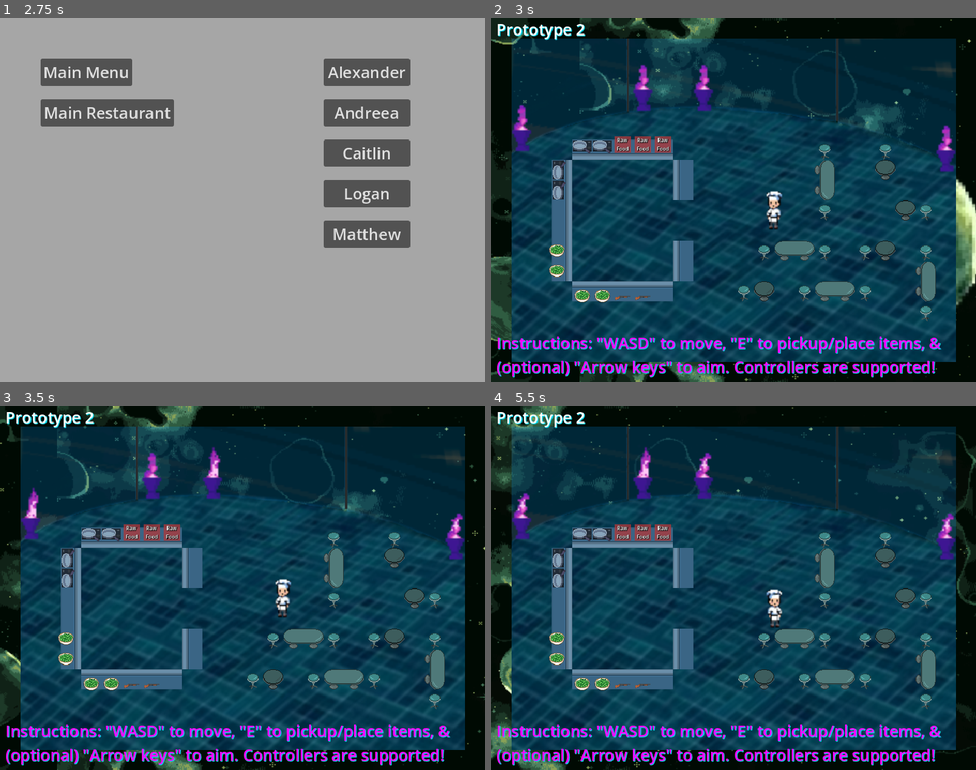
Above: before the commit, frames 1-4 (two rows, left to right).
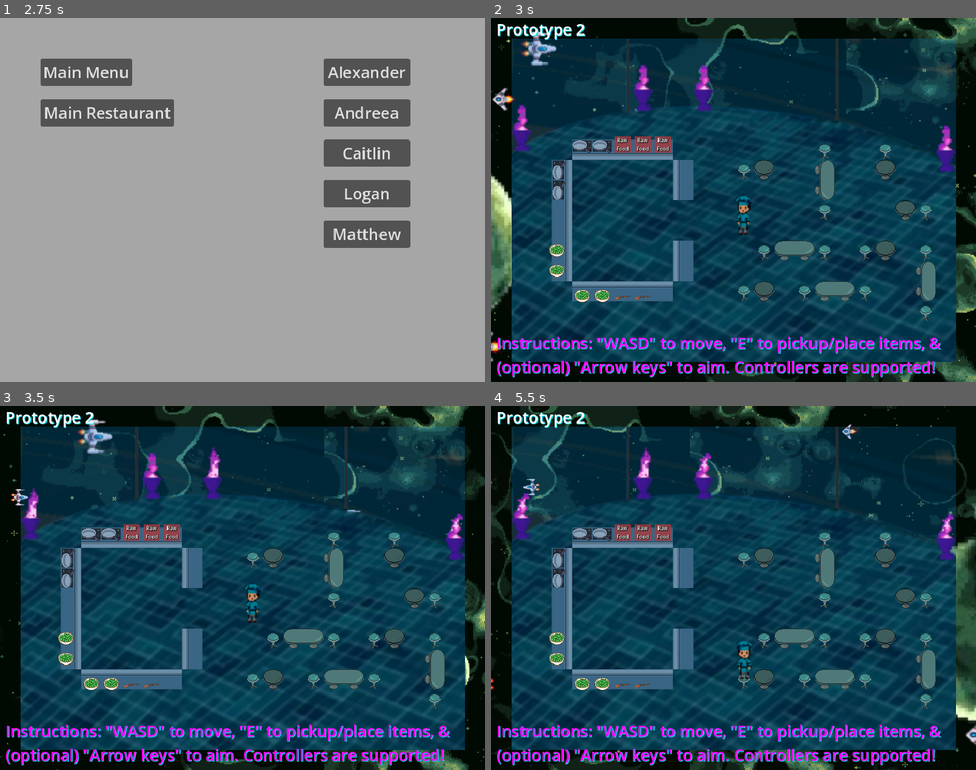
Above: after the commit, the same moments.

Repository: Alexander-Worley/Outer-Plates
Game: Godot game, scene res://Scenes/MainMenu/mainMenu.tscn
Same seed, same stepped clock (60 frames per second), same inputs: the game is played once before the commit and once after it.
Inputs (mouse positions are in pixels of both pictures, inside the frame that each line leads up to):
- Up to frame 1 (2.75 s): click (242, 261) at 0.5 s; click "Main Menu" at 1.25 s; click (242, 261) at 2 s
- Up to frame 2 (3 s): click "Main Restaurant" at 2.75 s
- Up to frame 3 (3.5 s): no input
- Up to frame 4 (5.5 s): hold Right (face_right) 3.53-4.28 s; hold E (pickup) 3.53-4.28 s; hold S (down) 4.28-5.03 s; tap E (pickup) at 4.35 s; hold Right (face_right) from 5.03 s (still down); hold E (pickup) from 5.03 s (still down)

Frame 1 is identical in both runs. In frame 2, 11% of the frame differs, in the area x 0-100%, y 0-100%; in frame 3, 8.8%; in frame 4, 9.7%.

Commit message:
Added spaceships to background

Diff:
--- a/DevScenes/Alexander/Alexander.tscn
+++ b/DevScenes/Alexander/Alexander.tscn
@@ -7,7 +7,7 @@
 [node name="Alexander" type="Node2D"]
 
 [node name="Background" parent="." instance=ExtResource("1_1fft2")]
-scroll_offset = Vector2(-41209.2, 0)
+scroll_offset = Vector2(-42246.1, 0)
 Planet = "Green Planet"
 
 [node name="Alexander" type="Label" parent="Background"]
--- a/Scenes/Background/background.gd
+++ b/Scenes/Background/background.gd
@@ -31,6 +31,10 @@
 	backgroundTexture.texture = BG_TEXTURES[Planet]
 	logo.texture = LOGO_SPRITES[Planet]
 	dinerTexture.texture = DINER_TEXTURES[Planet]
+	if !Engine.is_editor_hint() and Planet == "Main Menu":
+		print(Planet)
+		$FlyLeft.queue_free()
+		$FlyRight.queue_free()
 
 func _process(delta):
 	scroll_offset.x -= SCROLL_SPEED * delta
--- a/Scenes/Background/background.tscn
+++ b/Scenes/Background/background.tscn
@@ -1,8 +1,10 @@
-[gd_scene load_steps=7 format=3 uid="uid://c25l7bpom1gm4"]
+[gd_scene load_steps=9 format=3 uid="uid://c25l7bpom1gm4"]
 
 [ext_resource type="Texture2D" uid="uid://b2vslko42kst5" path="res://Assets/BGs/mainMenuBG.png" id="1_2gtax"]
 [ext_resource type="Script" path="res://Scenes/Background/background.gd" id="1_sqvij"]
 [ext_resource type="Texture2D" uid="uid://bxqrrr2jelsf5" path="res://Assets/UI/outer-plates-logo.png" id="3_o71y2"]
+[ext_resource type="Texture2D" uid="uid://c3kbuyj3uucdi" path="res://Assets/Environment/Ambiance/ship-1.png" id="3_sb0hm"]
+[ext_resource type="Texture2D" uid="uid://cbcxfo8nf0jha" path="res://Assets/Environment/Ambiance/ship-2.png" id="4_rfdc0"]
 
 [sub_resource type="RectangleShape2D" id="RectangleShape2D_5t4l2"]
 size = Vector2(10, 336)
@@ -14,7 +16,7 @@
 size = Vector2(704, 4)
 
 [node name="Background" type="ParallaxBackground"]
-scroll_offset = Vector2(-37096.5, 0)
+scroll_offset = Vector2(-372419, 0)
 script = ExtResource("1_sqvij")
 
 [node name="BG" type="ParallaxLayer" parent="."]
@@ -25,8 +27,84 @@
 scale = Vector2(1.8, 1.6)
 texture = ExtResource("1_2gtax")
 
+[node name="FlyLeft" type="ParallaxLayer" parent="."]
+motion_scale = Vector2(1.5, 1)
+motion_mirroring = Vector2(1152, 2.08165e-12)
+
+[node name="ShipType1-1" type="Sprite2D" parent="FlyLeft"]
+position = Vector2(168, 128)
+rotation = -1.5708
+texture = ExtResource("3_sb0hm")
+
+[node name="ShipType1-2" type="Sprite2D" parent="FlyLeft"]
+position = Vector2(704, 392)
+rotation = -1.5708
+scale = Vector2(2, 2)
+texture = ExtResource("3_sb0hm")
+
+[node name="ShipType1-3" type="Sprite2D" parent="FlyLeft"]
+position = Vector2(88, 440)
+rotation = -1.5708
+scale = Vector2(1.5, 1.5)
+texture = ExtResource("3_sb0hm")
+
+[node name="ShipType2-1" type="Sprite2D" parent="FlyLeft"]
+position = Vector2(672, 40)
+rotation = -1.5708
+texture = ExtResource("4_rfdc0")
+
+[node name="ShipType2-2" type="Sprite2D" parent="FlyLeft"]
+position = Vector2(880, 520)
+rotation = -1.5708
+scale = Vector2(2, 2)
+texture = ExtResource("4_rfdc0")
+
+[node name="ShipType2-3" type="Sprite2D" parent="FlyLeft"]
+position = Vector2(904, 128)
+rotation = -1.5708
+scale = Vector2(1.5, 1.5)
+texture = ExtResource("4_rfdc0")
+
+[node name="FlyRight" type="ParallaxLayer" parent="."]
+motion_scale = Vector2(-1.5, 1)
+motion_mirroring = Vector2(1152, 2.08165e-12)
+
+[node name="ShipType1-1" type="Sprite2D" parent="FlyRight"]
+position = Vector2(224, 144)
+rotation = 1.5708
+texture = ExtResource("3_sb0hm")
+
+[node name="ShipType1-2" type="Sprite2D" parent="FlyRight"]
+position = Vector2(344, 48)
+rotation = 1.5708
+scale = Vector2(2, 2)
+texture = ExtResource("3_sb0hm")
+
+[node name="ShipType1-3" type="Sprite2D" parent="FlyRight"]
+position = Vector2(752, 184)
+rotation = 1.5708
+scale = Vector2(1.5, 1.5)
+texture = ExtResource("3_sb0hm")
+
+[node name="ShipType2-1" type="Sprite2D" parent="FlyRight"]
+position = Vector2(256, 328)
+rotation = 1.5708
+texture = ExtResource("4_rfdc0")
+
+[node name="ShipType2-2" type="Sprite2D" parent="FlyRight"]
+position = Vector2(464, 496)
+rotation = 1.5708
+scale = Vector2(2, 2)
+texture = ExtResource("4_rfdc0")
+
+[node name="ShipType2-3" type="Sprite2D" parent="FlyRight"]
+position = Vector2(912, 288)
+rotation = 1.5708
+scale = Vector2(1.5, 1.5)
+texture = ExtResource("4_rfdc0")
+
 [node name="Logo" type="Sprite2D" parent="."]
-position = Vector2(384, 160)
+position = Vector2(384, 177.776)
 scale = Vector2(3, 3)
 texture = ExtResource("3_o71y2")
 
@@ -35,6 +113,7 @@
 scale = Vector2(1.1, 1.42222)
 
 [node name="Boundaries" type="Node2D" parent="."]
+visible = false
 
 [node name="LeftBoundary" type="StaticBody2D" parent="Boundaries"]
 visible = false
--- a/Scenes/Restaurant/restaurant.tscn
+++ b/Scenes/Restaurant/restaurant.tscn
@@ -17,7 +17,7 @@
 [node name="Environment" type="Node2D" parent="."]
 
 [node name="Background" parent="Environment" instance=ExtResource("1_t7iru")]
-scroll_offset = Vector2(-201443, 0)
+scroll_offset = Vector2(-385341, 0)
 Planet = "Green Planet"
 
 [node name="Prototype 2" type="Label" parent="Environment/Background"]
@@ -74,6 +74,10 @@
 position = Vector2(592, 368)
 texture = ExtResource("4_uo0mj")
 
+[node name="Chair13" type="Sprite2D" parent="Environment/Ambiance/Chairs"]
+position = Vector2(400, 240)
+texture = ExtResource("4_uo0mj")
+
 [node name="Chair5" type="Sprite2D" parent="Environment/Ambiance/Chairs"]
 position = Vector2(624, 208)
 texture = ExtResource("4_uo0mj")
@@ -117,6 +121,9 @@
 
 [node name="Table" parent="Surfaces/Tables" instance=ExtResource("4_jgfwf")]
 position = Vector2(624, 368)
+
+[node name="Table9" parent="Surfaces/Tables" instance=ExtResource("4_jgfwf")]
+position = Vector2(432, 240)
 
 [node name="Table2" parent="Surfaces/Tables" instance=ExtResource("4_jgfwf")]
 position = Vector2(432, 432)
@@ -275,4 +282,5 @@
 [node name="Players" type="Node2D" parent="."]
 
 [node name="Player" parent="Players" instance=ExtResource("2_srumu")]
-position = Vector2(448, 320)
+position = Vector2(400, 328)
+playerNum = 3
